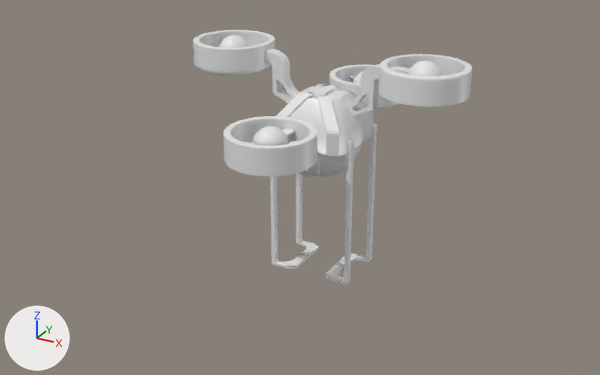
A saved change to the FBX model Assets/Resources/Art/Entities/Quadcopter1.fbx.
The view is the same before and after, from a camera (50 mm lens) standing at (3.7, -7.46, 4.73) and looking at (-0.17, -0.42, 1.21). Every picture has the same lights, and +X, +Y and +Z are marked at lower left. Where no turn or scale is listed for an object, it has been applied to the vertices.
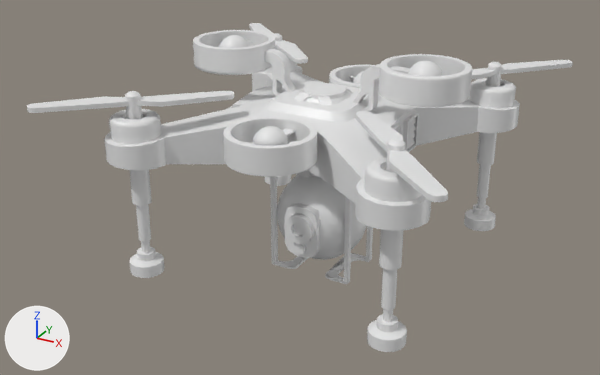
Location of each change, (x1, y1, x2, y2) in pixels of the pictures (600 x 375 px):
'Cube.001', added: after (27, 23, 573, 352)

The change, as a diff of the scene's bpy script:
```diff
--- a/Assets/Resources/Art/Entities/Quadcopter1.fbx.py
+++ b/Assets/Resources/Art/Entities/Quadcopter1.fbx.py
@@ mat_zenuv_generic_material @@
+mat_zenuv_generic_material = principled_material('ZenUV_Generic_Material')
+mat_zenuv_generic_material.base_color = (0.8, 0.8, 0.8)  # white #e7e7e7
+mat_zenuv_generic_material.roughness = 0.4
@@ me_cube @@
+me_cube.from_pydata(...)  # 2519 vertices, 2444 faces; spans x -2.1..2.03, y -2.1..2.1, z -1.45..0.58
+me_cube.materials.append(mat_zenuv_generic_material)  # white #e7e7e7
@@ ob_cube_001 @@
+ob_cube_001 = bpy.data.objects.new('Cube.001', me_cube)
+ob_cube_001.location = (0.0, -0.214, 1.808)
```
